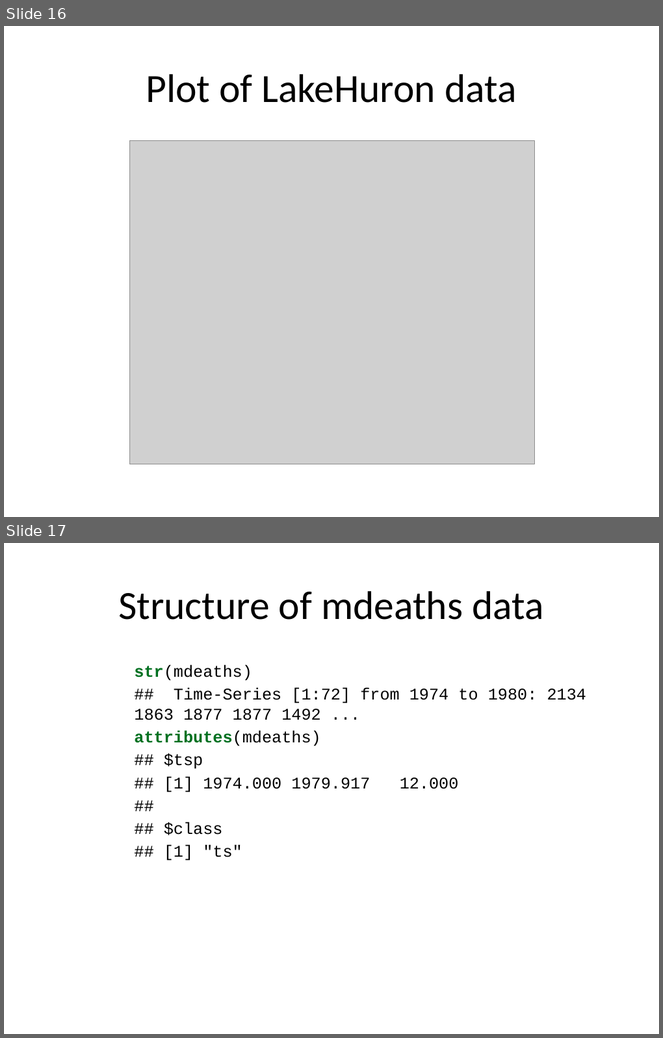
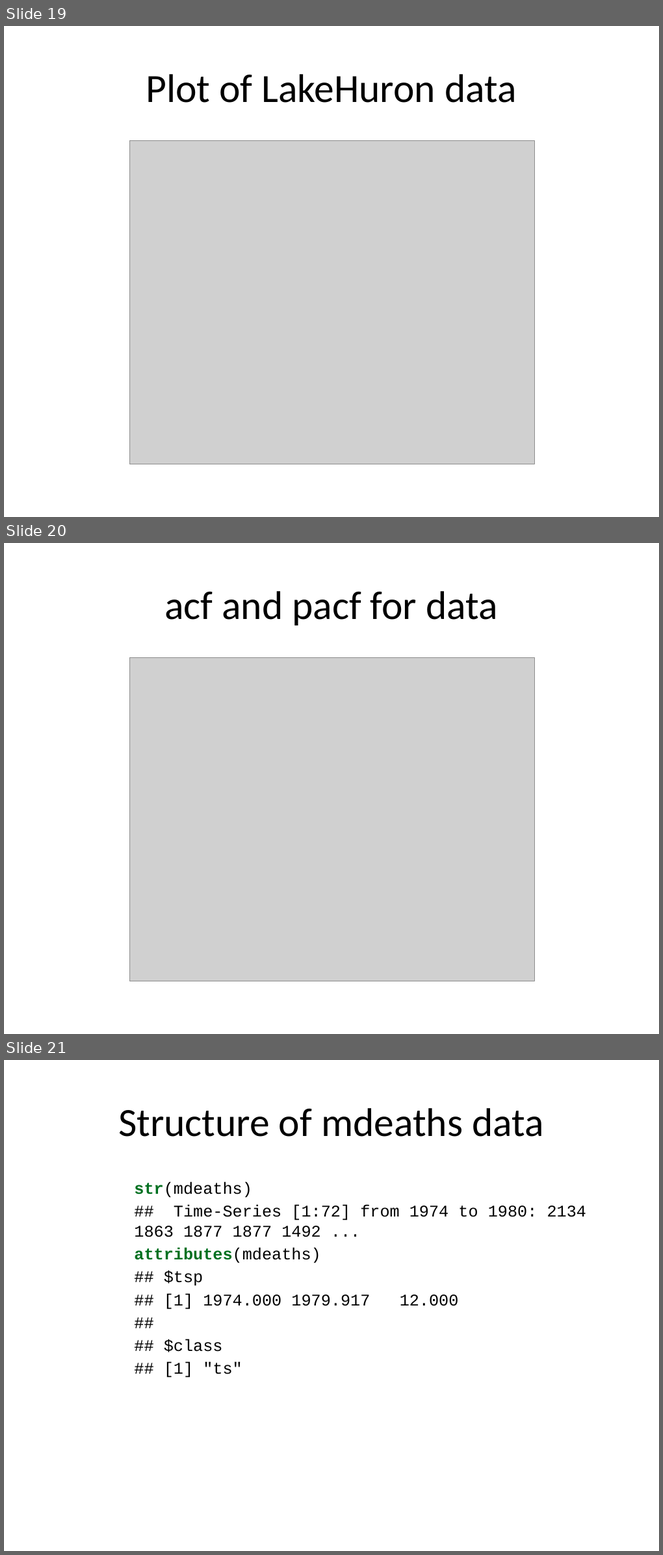
Before and after one commit to pmean/basic-time-series, a slide deck: src/basics.pptx. Shown one above the other, each under a label of ours: slides 16 and 17 before the commit, slides 19, 20 and 21 after it. The pictures are 663x1038 and 663x1555 pixels, drawn with LibreOffice and Linux fonts; fonts in the diff are those of the drawing; grey boxes stand for pictures. Boxes give left, top, right and bottom in pixels: in the first picture for what was removed or moved away, otherwise in the second. Text is boxed around its words. In the diff, an @@ line names an element or a change of style, - is before the commit and + after.

```diff
--- a/src/basics.pptx
+++ b/src/basics.pptx
@@ slide 20 added at (4, 543, 659, 1034), background #FFFFFF @@
@@ title added at (165, 591, 498, 626), 44 pt, text #000000 @@
+acf and pacf for data
@@ picture added at (130, 657, 534, 981) @@
@@ what was slide 16 is now slide 19 @@
@@ what was slide 17 is now slide 21 @@
```
Also in this commit, not shown: 3 slides changed, 5 other slides added, 1 slide removed, 2 other files.
